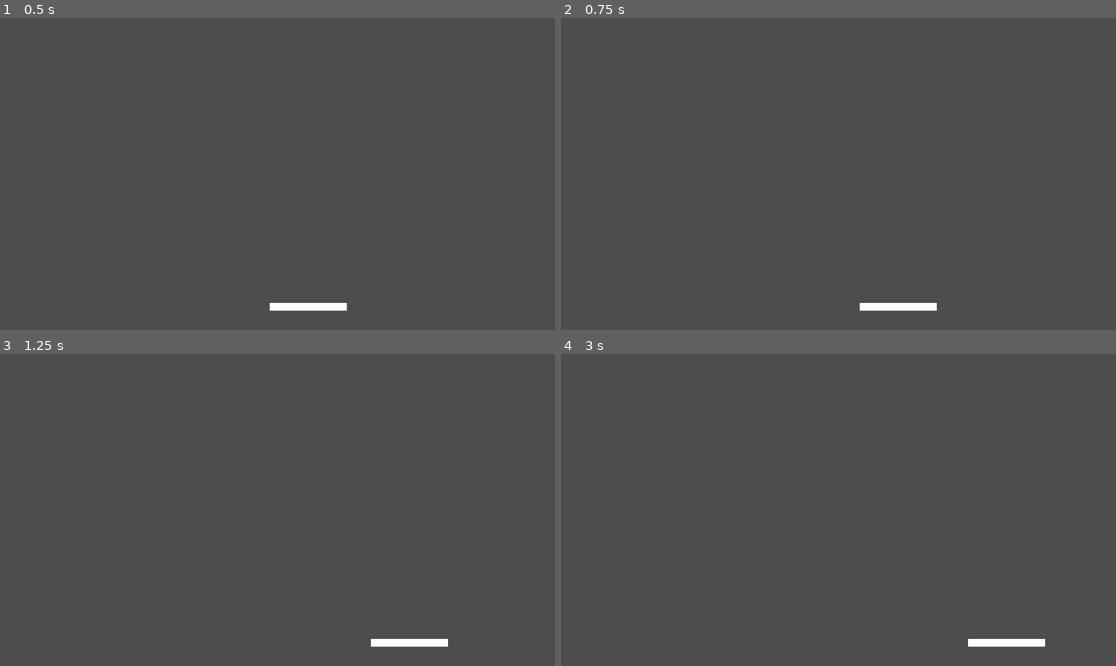
Above: before the commit, frames 1-4 (two rows, left to right).
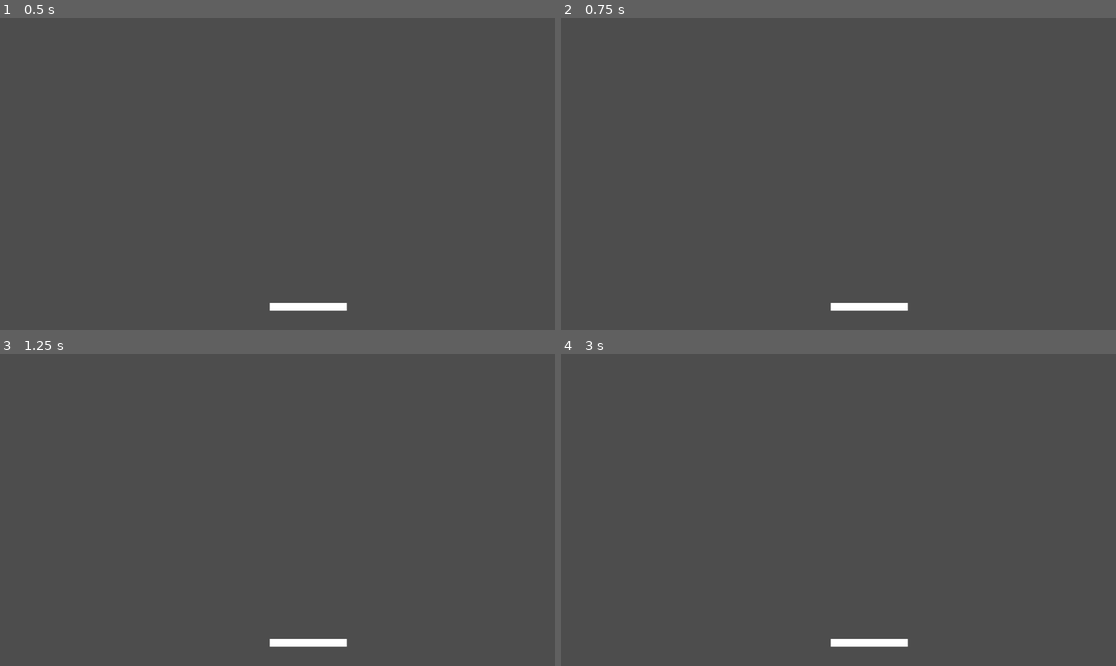
Above: after the commit, the same moments.

Repository: friesc/Breakout
Game: Godot game, scene res://main_scene.tscn
The game is run twice, just before and just after one commit, with the same random seed, the same clock (stepped at 60 frames per second) and the same inputs.
Inputs:
- Up to frame 1 (0.5 s): no input
- Up to frame 2 (0.75 s): tap Enter at 0.5 s; hold Right (ui_right) from 0.53 s (still down)
- Up to frame 3 (1.25 s): keep holding Right (ui_right)
- Up to frame 4 (3 s): tap Space at 1.25, 2.75 s; release Right (ui_right) at 1.28 s; hold Left (ui_left) 1.28-2.03 s; tap Enter at 2 s; hold Right (ui_right) from 2.03 s (still down)

Frame 1 is identical in both runs. In frame 2, 0.3% of the frame differs, in the area x 48-68%, y 91-94%; in frame 3, 0.7%, in the area x 48-81%, y 91-94%; in frame 4, 0.7%.

Commit message:
Added player left and right constraints

Diff:
--- a/player.gd
+++ b/player.gd
@@ -1,17 +1,21 @@
 extends CharacterBody2D
 
-const SPEED = 300.0
+@onready var collisionShape = $CollisionShape
 
-# Get the gravity from the project settings to be synced with RigidBody nodes.
-#var gravity = ProjectSettings.get_setting("physics/2d/default_gravity")
+const SPEED: float = 450.0
 
 func _physics_process(_delta):
-	# Get the input direction and handle the movement/deceleration.
-	# As good practice, you should replace UI actions with custom gameplay actions.
-	var direction = Input.get_axis("ui_left", "ui_right")
-	if direction:
-		velocity.x = direction * SPEED
-	else:
-		velocity.x = move_toward(velocity.x, 0, SPEED)
+	var direction: float = Input.get_axis("ui_left", "ui_right")
+
+	velocity.x = move_toward(velocity.x, 0, direction * SPEED)
 
 	move_and_slide()
+
+	var viewport_size = get_viewport_rect().size
+
+	var collision_half_width = collisionShape.shape.get_rect().size.x / 2.0
+
+	if global_position.x - collision_half_width < 0:
+		global_position.x = collision_half_width
+	elif global_position.x + collision_half_width > viewport_size.x:
+		global_position.x = viewport_size.x - collision_half_width
--- a/player.tscn
+++ b/player.tscn
@@ -8,10 +8,10 @@
 [node name="Player" type="CharacterBody2D"]
 script = ExtResource("1_ksqto")
 
-[node name="CollisionShape2D" type="CollisionShape2D" parent="."]
+[node name="CollisionShape" type="CollisionShape2D" parent="."]
 z_index = 1
 shape = SubResource("RectangleShape2D_2pagj")
 
-[node name="Polygon2D" type="Polygon2D" parent="."]
+[node name="Quad" type="Polygon2D" parent="."]
 position = Vector2(-66, -4)
 polygon = PackedVector2Array(146, -4, 146, 12, -14, 12, -14, -4)
